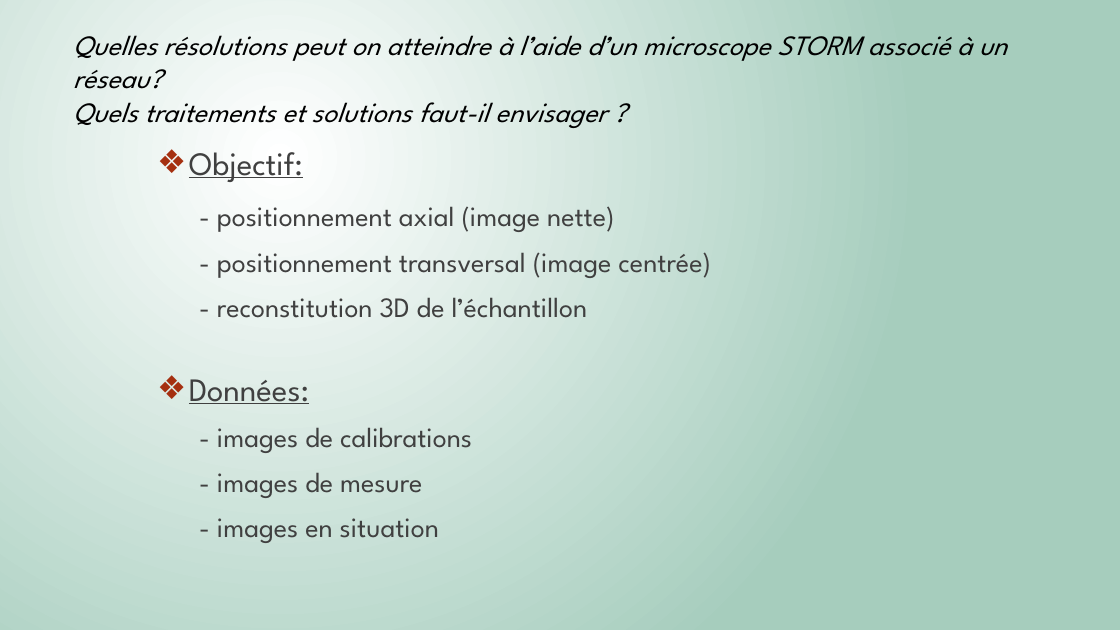
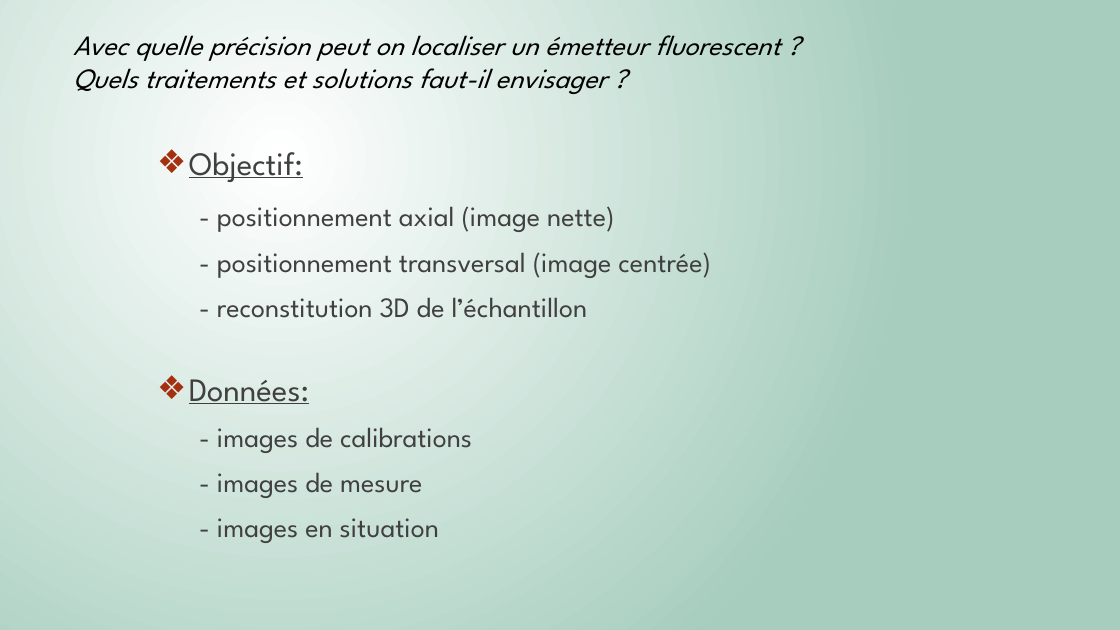
Before and after one commit to Killian-Herveau/PIMS, a slide deck: slide 2 of Pres_Avril/PresentationPIMSAvril.pptx. Drawn at 1120x630 pixels with LibreOffice and Linux fonts; fonts in the diff are those of the drawing. Boxes give left, top, right and bottom in pixels: in the first picture for what was removed or moved away, otherwise in the second. Text is boxed around its words. In the diff, an @@ line names an element or a change of style, - is before the commit and + after.

Commit message:
presentation

```diff
--- a/Pres_Avril/PresentationPIMSAvril.pptx
+++ b/Pres_Avril/PresentationPIMSAvril.pptx
@@ text at (x1=73, y1=35, x2=780, y2=94): text changed @@
-Quelles résolutions peut on atteindre à l’aide d’un microscope STORM associé à un réseau?
-Quels traitements et solutions faut-il envisager ?
+Avec quelle précision peut on localiser un émetteur fluorescent ?
+Quels traitements et solutions faut-il envisager ?
```
Also in this commit, not shown: 3 other slides changed, 3 other files.
